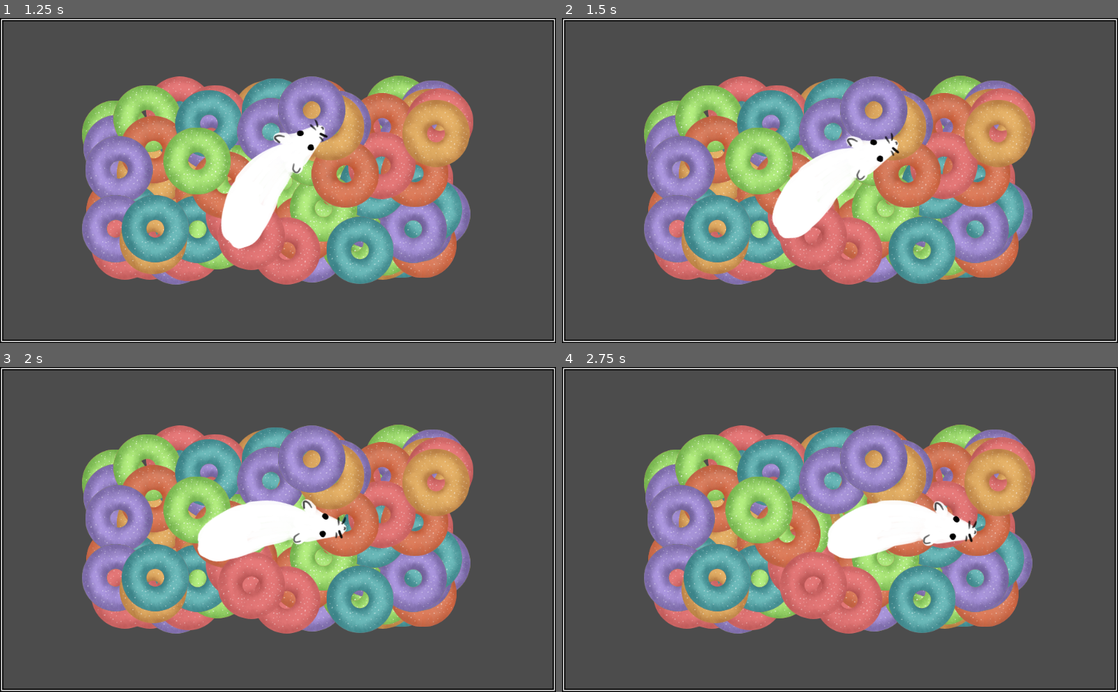
Above: before the commit, frames 1-4 (two rows, left to right).
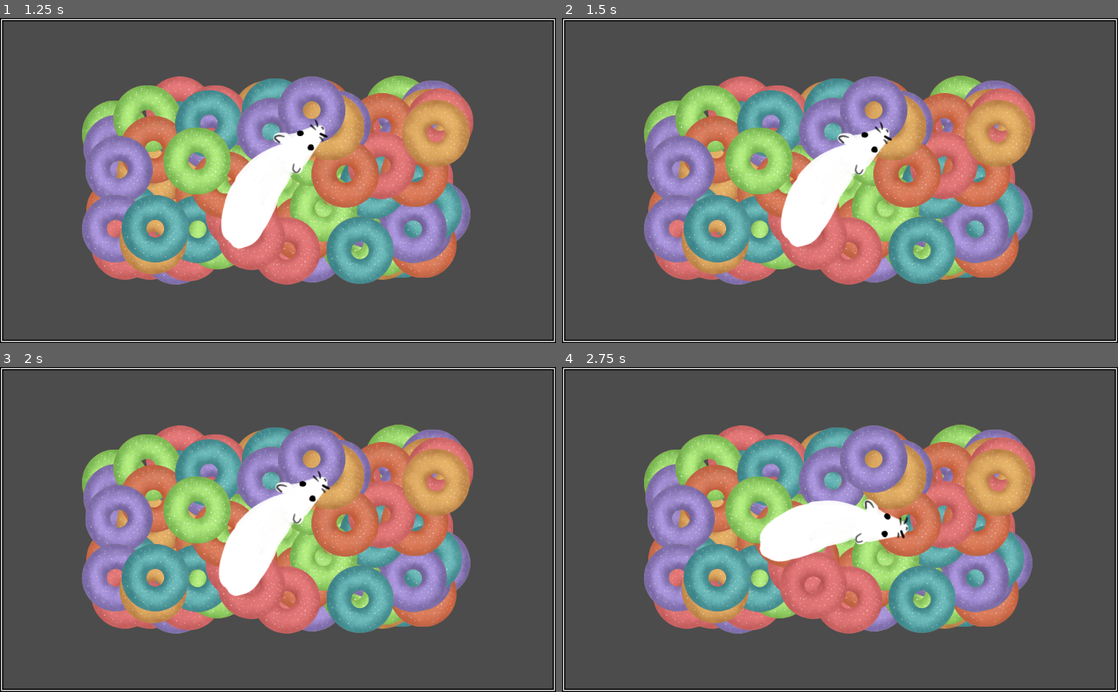
Above: after the commit, the same moments.

Repository: klettari/loops
Game: Godot game, scene res://main.tscn
The game is run twice, just before and just after one commit, with the same random seed, the same clock (stepped at 60 frames per second) and the same inputs.
Inputs:
- Up to frame 1 (1.25 s): tap Enter at 0.5 s; hold D (right) from 0.53 s (still down)
- Up to frame 2 (1.5 s): release D (right) at 1.28 s; hold S (down) from 1.28 s (still down)
- Up to frame 3 (2 s): keep holding S (down)
- Up to frame 4 (2.75 s): release S (down) at 2.03 s; hold D (right) from 2.03 s (still down)

Frame 1 is identical in both runs. In frame 2, 1.4% of the frame differs, in the area x 37-61%, y 31-71%; in frame 3, 3.4%; in frame 4, 4.2%, in the area x 35-75%, y 40-60%.

Commit message:
better feeling movement control scheme for the rat

Diff:
--- a/assets/scripts/rat.gd
+++ b/assets/scripts/rat.gd
@@ -8,12 +8,14 @@
 var degreesStart = 0
 var degreesCircle = 360
 
-var degreesHalfwayBetween = 90 / 2
+var degreesDivisionSize = 3
+var degreesSlightliyForward = 90 / degreesDivisionSize
+var degreesAlmostThere = 90 / degreesDivisionSize * (degreesDivisionSize - 1)
 
-var degreesBetweenUpAndRight = degreesUp + degreesHalfwayBetween
-var degreesBetweenRightAndDown = degreesRight + degreesHalfwayBetween
-var degreesBetweenDownAndLeft = degreesDown + degreesHalfwayBetween
-var degreesBetweenLeftAndUp = degreesLeft + degreesHalfwayBetween
+var degreesBetweenUpAndRight = degreesUp + degreesAlmostThere
+var degreesBetweenRightAndDown = degreesRight + degreesSlightliyForward
+var degreesBetweenDownAndLeft = degreesDown + degreesAlmostThere
+var degreesBetweenLeftAndUp = degreesLeft + degreesSlightliyForward
 
 var rotationStep = 1
 var movementStep = 3
@@ -26,6 +28,11 @@
 
 	var betweenLeftAndUp = rotation_degrees >= degreesBetweenLeftAndUp and rotation_degrees < degreesCircle
 	var betweenUpAndRight = rotation_degrees >= degreesUp and rotation_degrees < degreesBetweenUpAndRight
+
+	if Input.is_action_pressed("left") :
+		rotation_degrees -= rotationStep
+	elif Input.is_action_pressed("right") :
+		rotation_degrees += rotationStep
 
 	if betweenLeftAndUp or betweenUpAndRight :
 		moveRatLookingUp()
@@ -45,37 +52,17 @@
 		rotation_degrees = degreesStart + degreesCircle - rotation_degrees
 
 func moveRatLookingDown() :
-	if Input.is_action_pressed("right") :
-		rotation_degrees -= rotationStep
-	elif Input.is_action_pressed("left") :
-		rotation_degrees += rotationStep
-
-	if Input.is_action_pressed("down") :
+	if Input.is_action_pressed("up") :
 		position += Vector2(0, movementStep)
 
 func moveRatLookingUp() :
-	if Input.is_action_pressed("right") :
-		rotation_degrees += rotationStep
-	elif Input.is_action_pressed("left") :
-		rotation_degrees -= rotationStep
-
 	if Input.is_action_pressed("up") :
 		position += Vector2(0, -movementStep)
 
 func moveRatLookingRight() :
-	if Input.is_action_pressed("down") :
-		rotation_degrees += rotationStep
-	elif Input.is_action_pressed("up") :
-		rotation_degrees -= rotationStep
-
-	if Input.is_action_pressed("right") :
+	if Input.is_action_pressed("up") :
 		position += Vector2(movementStep, 0)
 
 func moveRatLookingLeft() :
 	if Input.is_action_pressed("up") :
-		rotation_degrees += rotationStep
-	elif Input.is_action_pressed("down") :
-		rotation_degrees -= rotationStep
-
-	if Input.is_action_pressed("left") :
 		position += Vector2(-movementStep, 0)
